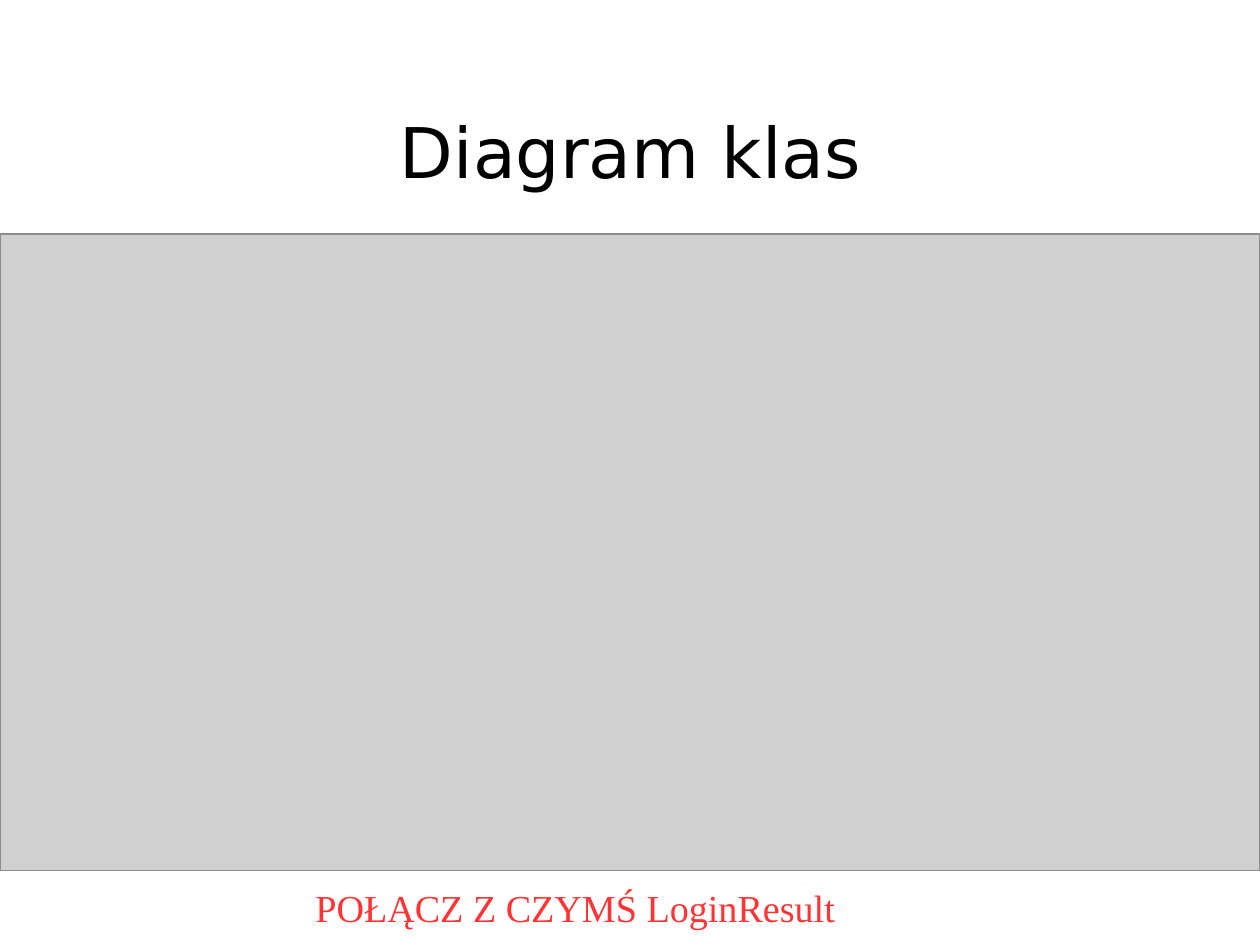
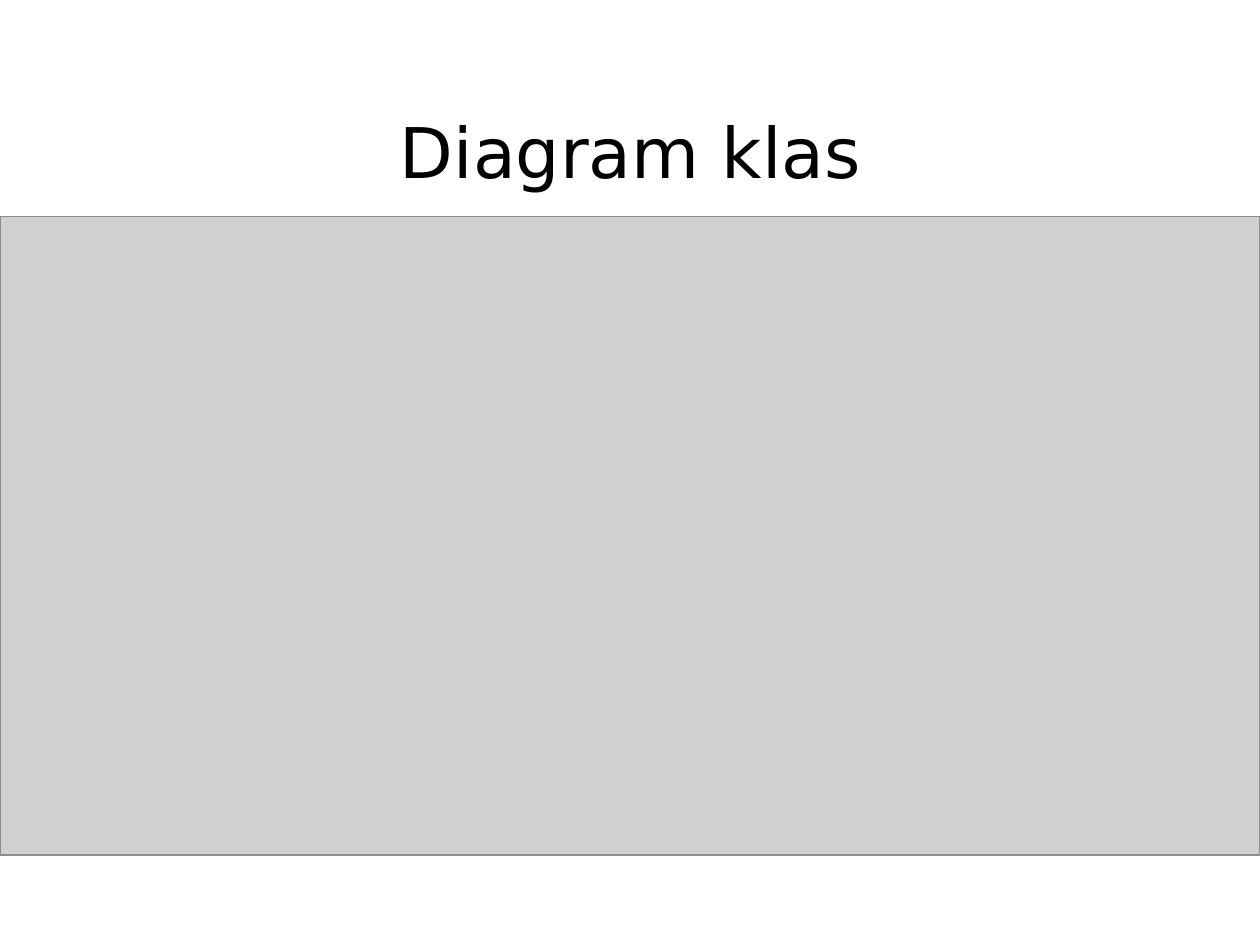
Before and after one commit to KKozlowski/IO2015, a slide deck: slide 6 of projektanci/dostęp/proj_prez.ppt. Drawn at 1260x945 pixels with LibreOffice and Linux fonts; fonts in the diff are those of the drawing; grey boxes stand for pictures. Boxes give left, top, right and bottom in pixels: in the first picture for what was removed or moved away, otherwise in the second. Text is boxed around its words. In the diff, an @@ line names an element or a change of style, - is before the commit and + after.

```diff
--- a/projektanci/dostęp/proj_prez.ppt
+++ b/projektanci/dostęp/proj_prez.ppt
@@ picture: place and size @@
-picture at <box>0,234,1260,871</box>
+picture at <box>0,216,1260,855</box>
@@ text removed at <box>315,893,835,930</box> @@
-POŁĄCZ Z CZYMŚ LoginResult
```
Also in this commit, not shown: 5 other slides changed, 1 slide added, 1 slide removed, 3 other files.
